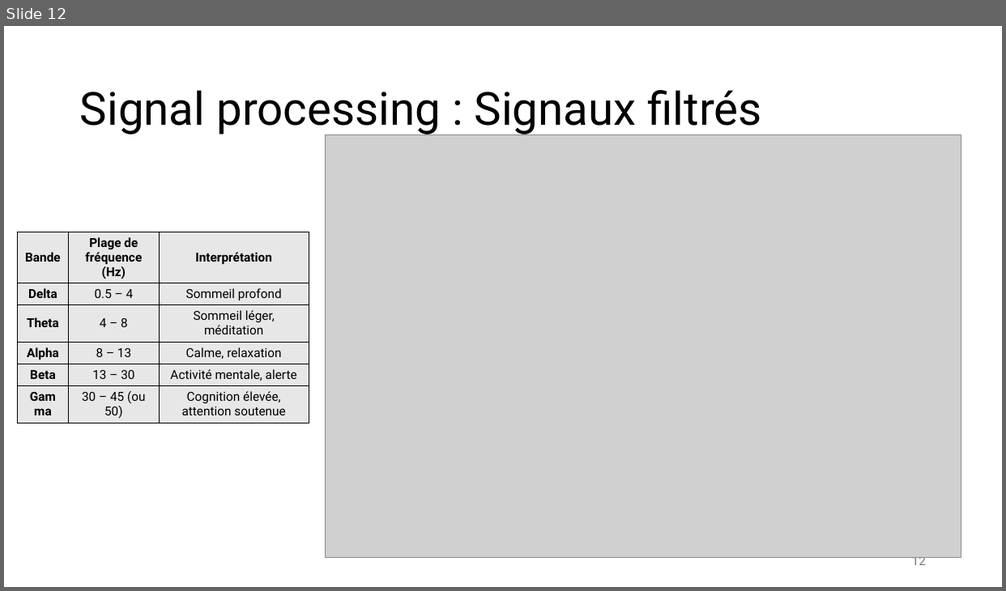
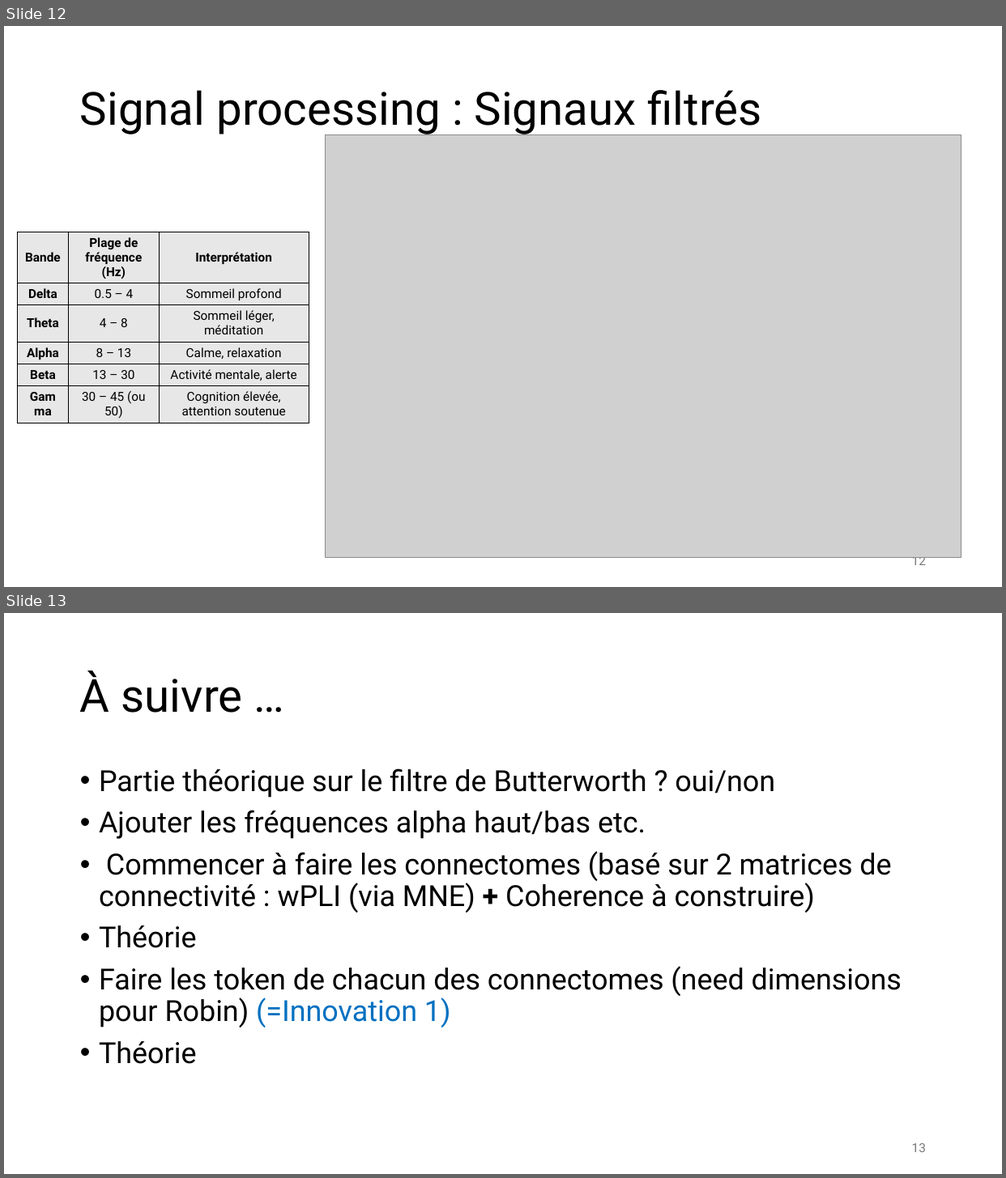
Before and after one commit to robinguiavarch/XAIGUIFORMER_MLReproducibility, a slide deck: reunions/XAIGUIFORMER_reu1.pptx. Shown one above the other, each under a label of ours: slide 12 before the commit, slides 12 and 13 after it. The pictures are 1006x591 and 1006x1178 pixels, drawn with LibreOffice and Linux fonts; fonts in the diff are those of the drawing; grey boxes stand for pictures. Boxes give left, top, right and bottom in pixels: in the first picture for what was removed or moved away, otherwise in the second. Text is boxed around its words. In the diff, an @@ line names an element or a change of style, - is before the commit and + after.

```diff
--- a/reunions/XAIGUIFORMER_reu1.pptx
+++ b/reunions/XAIGUIFORMER_reu1.pptx
@@ slide 13 added at [4,613,1002,1174], background #FFFFFF @@
@@ title added at [80,671,243,713], 44 pt, text #000000 @@
+À suivre …
@@ text added at [99,769,901,1064], 28 pt, text #000000 @@
+• Partie théorique sur le filtre de Butterworth ? oui/non
+• Ajouter les fréquences alpha haut/bas etc.
+• Commencer à faire les connectomes (basé sur 2 matrices de connectivité : wPLI (via MNE) + Coherence à construire)
+• Théorie
+• Faire les token de chacun des connectomes (need dimensions pour Robin) (=Innovation 1)
+• Théorie
@@ page number added at [912,1144,926,1152], 12 pt, text #797979 @@
+13
```
Also in this commit, not shown: 2 slides changed, 2 other files.
